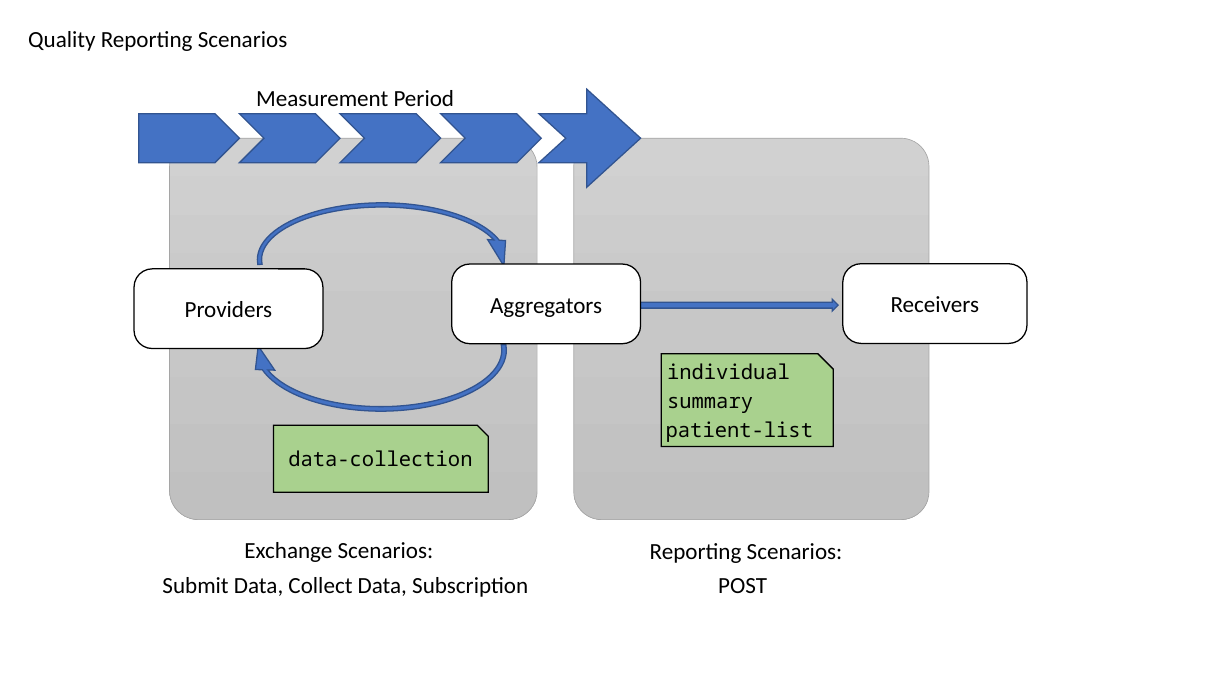
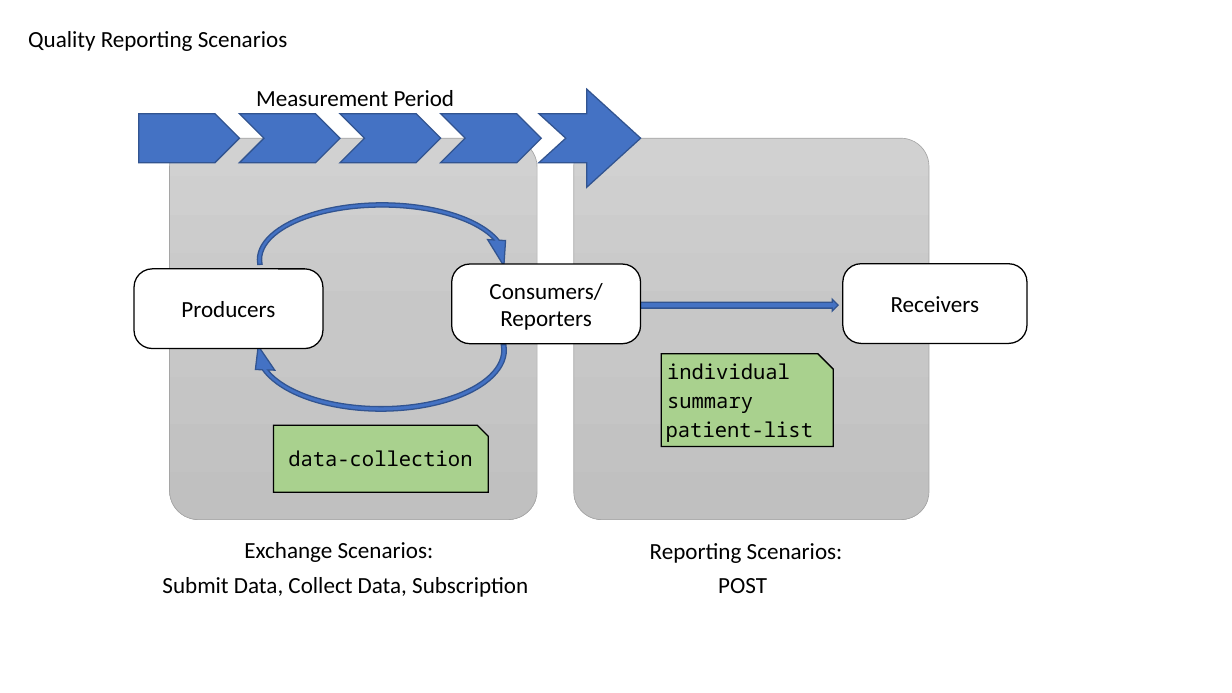
Before and after one commit to HL7/cqf-measures, a slide deck: slide 5 of diagrams/FHIR Measure IG Diagram.pptx. Drawn at 1232x693 pixels with LibreOffice and Linux fonts; fonts in the diff are those of the drawing. Boxes give left, top, right and bottom in pixels: in the first picture for what was removed or moved away, otherwise in the second. Text is boxed around its words. In the diff, an @@ line names an element or a change of style, - is before the commit and + after.

```diff
--- a/diagrams/FHIR Measure IG Diagram.pptx
+++ b/diagrams/FHIR Measure IG Diagram.pptx
@@ text in rounded rectangle at (489, 283, 602, 330): text changed @@
-Aggregators
+Consumers/
+Reporters
@@ text in rounded rectangle at (181, 301, 275, 317): text changed @@
-Providers
+Producers
```
Also in this commit, not shown: 1 other slide changed, 2 other files.
